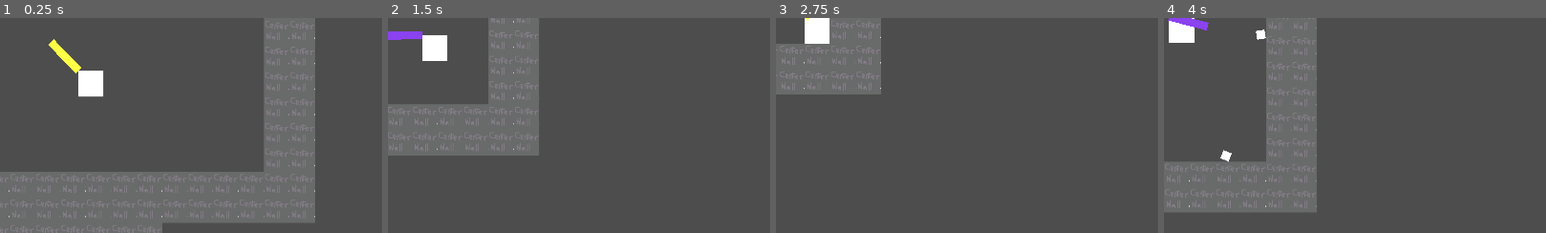
Above: before the commit, frames 1-4 (left to right).
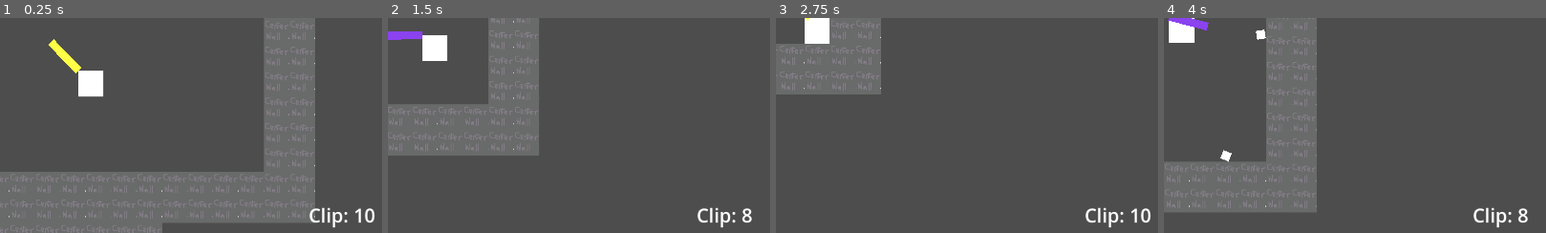
Above: after the commit, the same moments.

Repository: precup/LD51
Game: Godot game, scene res://root.tscn
Two runs of this game, one before a commit and one after it. Both use one fixed random seed, a clock stepped at 60 frames per second and the inputs below.
Inputs (mouse positions are % of the whole screen's width and height, from its top left):
- Up to frame 1 (0.25 s): no input
- Up to frame 2 (1.5 s): tap Enter at 0.5 s; move the mouse to (72, 45) at 0.52 s; hold D (right) 0.53-1.28 s; tap Mouse wheel up (change_gun) at 0.6 s; click (72, 45) at 0.67 s; move the mouse to (30, 55) at 1.27 s; hold S (down) from 1.28 s (still down); click (30, 55) at 1.35 s
- Up to frame 3 (2.75 s): move the mouse to (60, 28) at 2.02 s; release S (down) at 2.03 s; hold D (right) from 2.03 s (still down); tap Mouse wheel up (change_gun) at 2.1 s
- Up to frame 4 (4 s): move the mouse to (45, 70) at 2.77 s; release D (right) at 2.78 s; hold W (up) 2.78-3.53 s; click (45, 70) at 2.85 s; move the mouse to (80, 65) at 3.52 s; hold A (left) from 3.53 s (still down); tap Mouse wheel up (change_gun) at 3.6 s
The pictures show only the part of the screen within x 46-96%, y 50-100%; the shares and areas given below are measured in that part.

The runs differ from the first frame. In frame 1, 0.5% of the frame differs, in the area x 81-98%, y 88-98%; in frame 2, 0.4%; in frame 3, 0.5%; in frame 4, 0.4%.

Commit message:
rescue clip text

Diff:
--- a/ui.tscn
+++ b/ui.tscn
@@ -8,10 +8,10 @@
 script = ExtResource("1_hmor5")
 
 [node name="clip_label" type="Label" parent="."]
-offset_left = 1423.0
-offset_top = 1102.0
-offset_right = 1561.0
-offset_bottom = 1172.0
+offset_left = 1666.0
+offset_top = 1002.0
+offset_right = 1804.0
+offset_bottom = 1072.0
 theme_override_font_sizes/font_size = 48
 text = "Clip: 5"
 
Not shown: 1 places in root.tscn that only renumber resources
